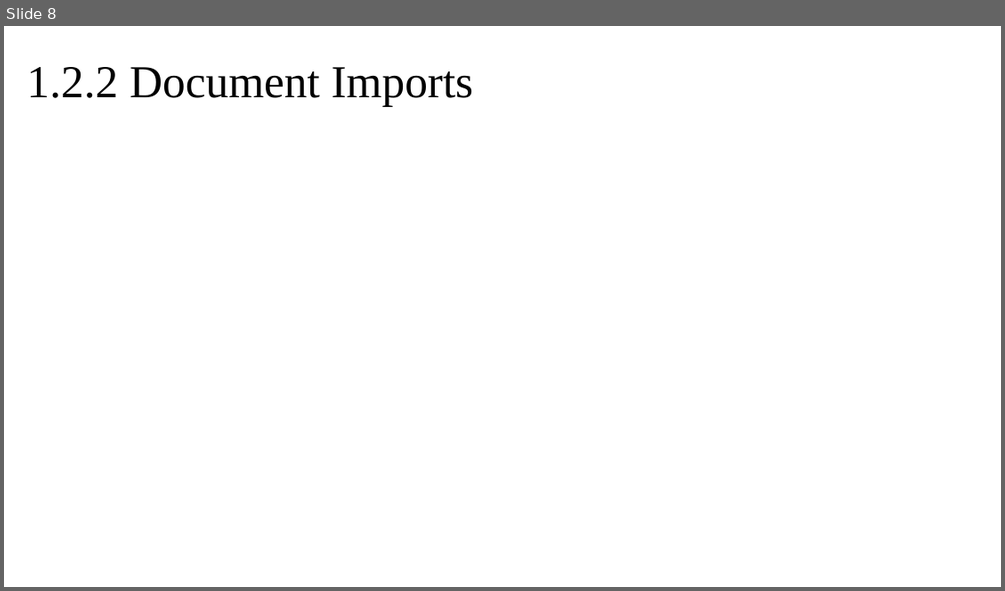
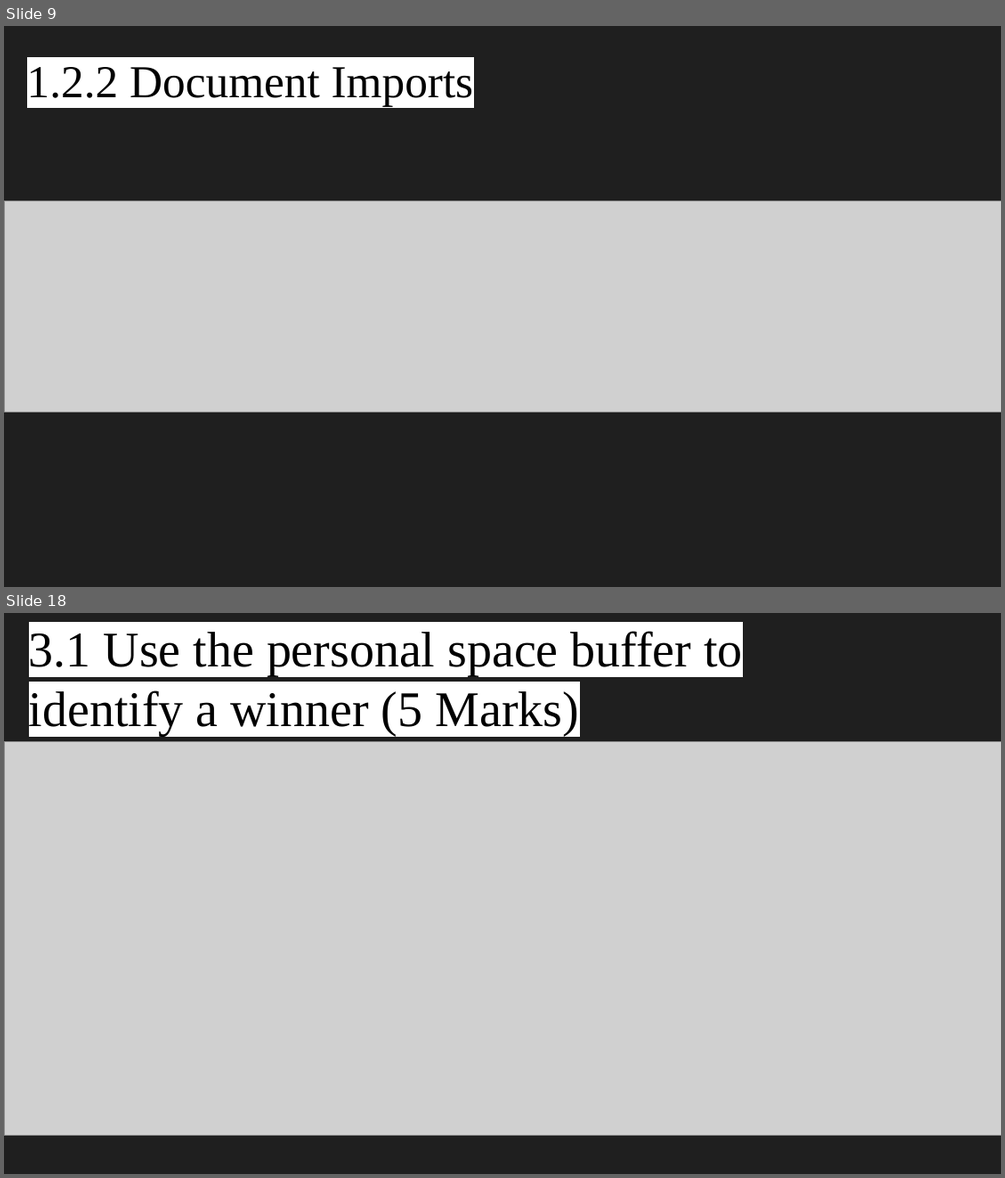
Before and after one commit to prawny-boy/Trig-Game, a slide deck: CAT Y8 Inv1 Presentation.pptx. Shown one above the other, each under a label of ours: slide 8 before the commit, slides 9 and 18 after it; the slides between them are not shown. The pictures are 1005x591 and 1005x1178 pixels, drawn with LibreOffice and Linux fonts; fonts in the diff are those of the drawing; grey boxes stand for pictures; background and template pictures are left out. Boxes give left, top, right and bottom in pixels: in the first picture for what was removed or moved away, otherwise in the second. Text is boxed around its words. In the diff, an @@ line names an element or a change of style, - is before the commit and + after.

```diff
--- a/CAT Y8 Inv1 Presentation.pptx
+++ b/CAT Y8 Inv1 Presentation.pptx
@@ slide 18 added at (x1=4, y1=613, x2=1001, y2=1174), background #1F1F1F @@
@@ text added at (x1=29, y1=631, x2=743, y2=735), 48 pt, text #000000 @@
+3.1 Use the personal space buffer to identify a winner (5 Marks)
@@ picture added at (x1=4, y1=742, x2=1001, y2=1085) @@
@@ picture added at (x1=4, y1=742, x2=1001, y2=1135) @@
@@ what was slide 8 is now slide 9 @@
@@ slide 9 changed as well @@
@@ background picture (left out) to #1F1F1F @@
@@ picture added at (x1=4, y1=201, x2=1001, y2=412) @@
```
Also in this commit, not shown: 5 other slides changed, 17 other slides added, 1 other file.
